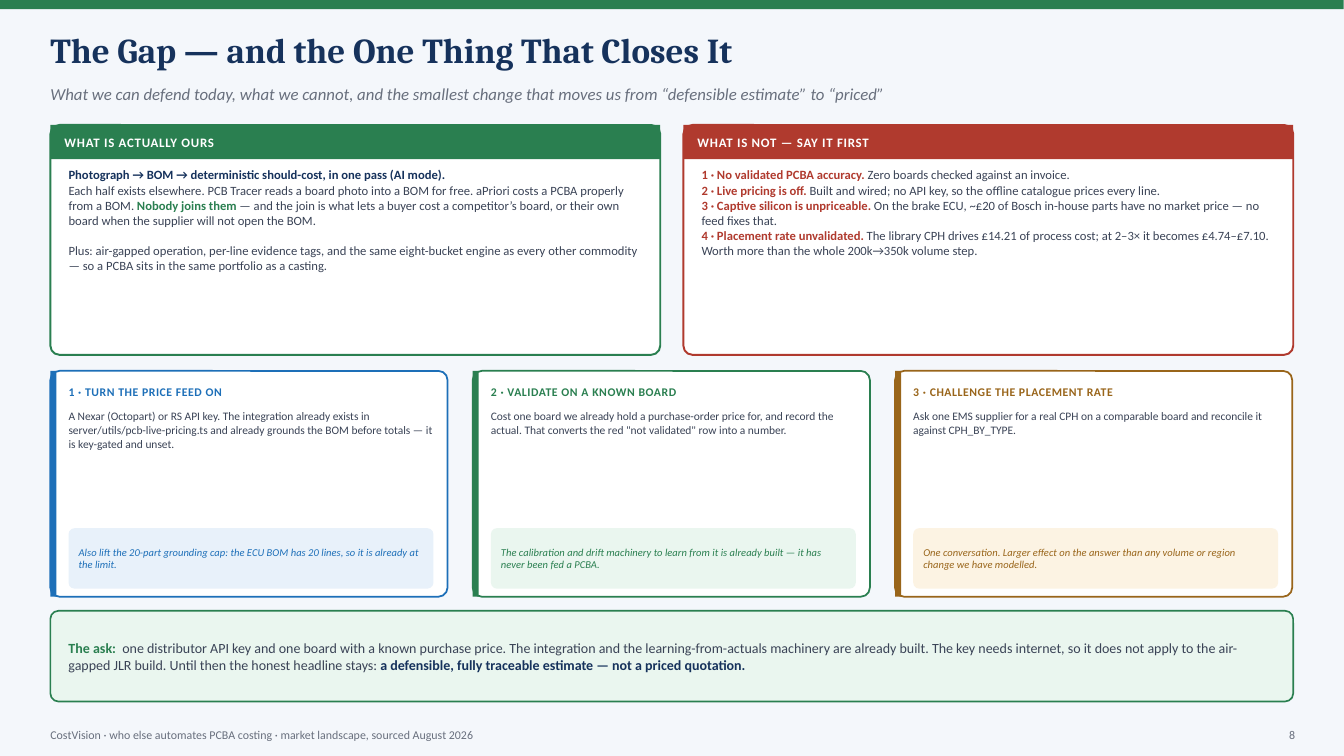
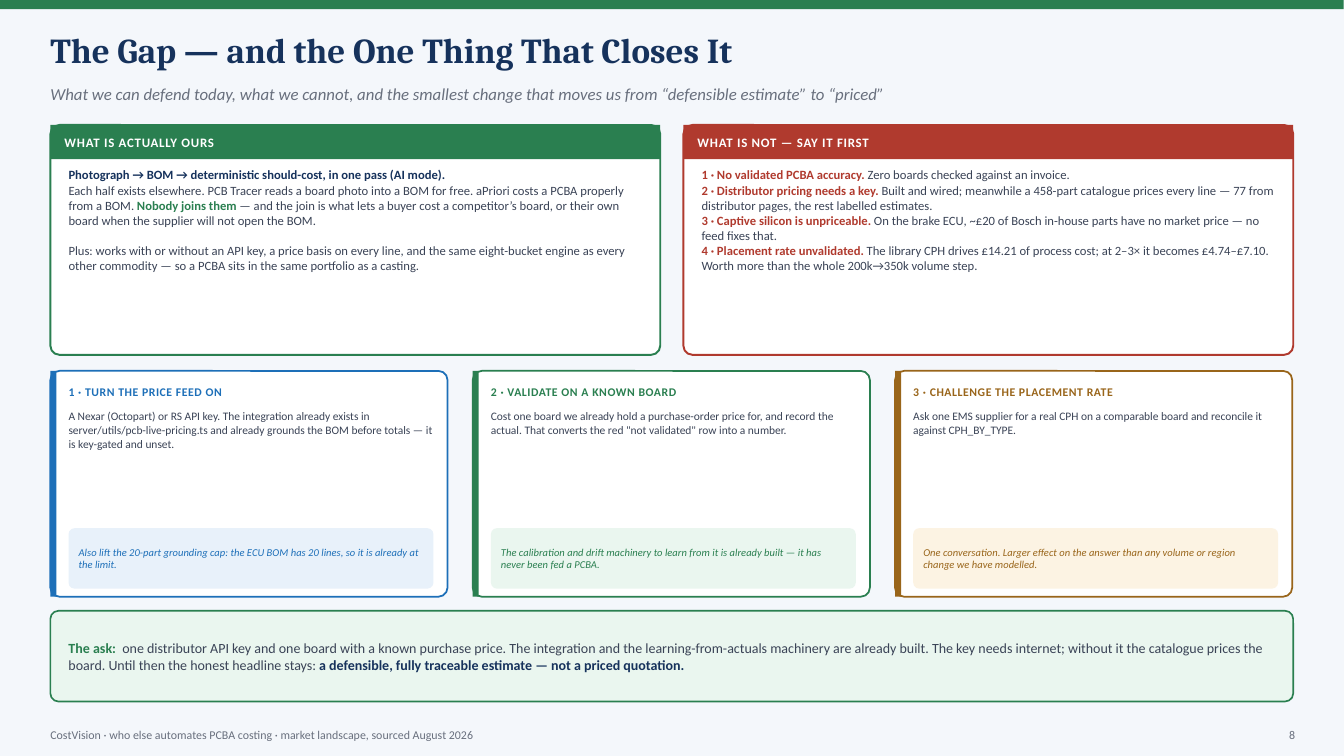
Before and after one commit to bhosaleavinash546/leamington-marathi, a slide deck: slide 8 of CostVision-Workflow-Explained.pptx. Drawn at 1344x756 pixels with LibreOffice and Linux fonts; fonts in the diff are those of the drawing. Boxes give left, top, right and bottom in pixels: in the first picture for what was removed or moved away, otherwise in the second. Text is boxed around its words. In the diff, an @@ line names an element or a change of style, - is before the commit and + after.

```diff
--- a/CostVision-Workflow-Explained.pptx
+++ b/CostVision-Workflow-Explained.pptx
@@ text at (69,170,625,272): text changed @@
-Photograph → BOM → deterministic should-cost, in one pass (AI mode).
-Each half exists elsewhere. PCB Tracer reads a board photo into a BOM for free. aPriori costs a PCBA properly from a BOM. Nobody joins them — and the join is what lets a buyer cost a competitor’s board, or their own board when the supplier will not open the BOM.
-Plus: air-gapped operation, per-line evidence tags, and the same eight-bucket engine as every other commodity — so a PCBA sits in the same portfolio as a casting.
+Photograph → BOM → deterministic should-cost, in one pass (AI mode).
+Each half exists elsewhere. PCB Tracer reads a board photo into a BOM for free. aPriori costs a PCBA properly from a BOM. Nobody joins them — and the join is what lets a buyer cost a competitor’s board, or their own board when the supplier will not open the BOM.
+Plus: works with or without an API key, a price basis on every line, and the same eight-bucket engine as every other commodity — so a PCBA sits in the same portfolio as a casting.
@@ text at (702,170,1274,272): text changed @@
-1 · No validated PCBA accuracy. Zero boards checked against an invoice.
-2 · Live pricing is off. Built and wired; no API key, so the offline catalogue prices every line.
-3 · Captive silicon is unpriceable. On the brake ECU, ~£20 of Bosch in-house parts have no market price — no feed fixes that.
-4 · Placement rate unvalidated. The library CPH drives £14.21 of process cost; at 2–3× it becomes £4.74–£7.10. Worth more than the whole 200k→350k volume step.
+1 · No validated PCBA accuracy. Zero boards checked against an invoice.
+2 · Distributor pricing needs a key. Built and wired; meanwhile a 458-part catalogue prices every line — 77 from distributor pages, the rest labelled estimates.
+3 · Captive silicon is unpriceable. On the brake ECU, ~£20 of Bosch in-house parts have no market price — no feed fixes that.
+4 · Placement rate unvalidated. The library CPH drives £14.21 of process cost; at 2–3× it becomes £4.74–£7.10. Worth more than the whole 200k→350k volume step.
@@ text at (68,643,1263,673): text changed @@
-The ask: one distributor API key and one board with a known purchase price. The integration and the learning-from-actuals machinery are already built. The key needs internet, so it does not apply to the air-gapped JLR build. Until then the honest headline stays: a defensible, fully traceable estimate — not a priced quotation.
+The ask: one distributor API key and one board with a known purchase price. The integration and the learning-from-actuals machinery are already built. The key needs internet; without it the catalogue prices the board. Until then the honest headline stays: a defensible, fully traceable estimate — not a priced quotation.
```
Also in this commit, not shown: 1 other slide changed, 1 other file.
